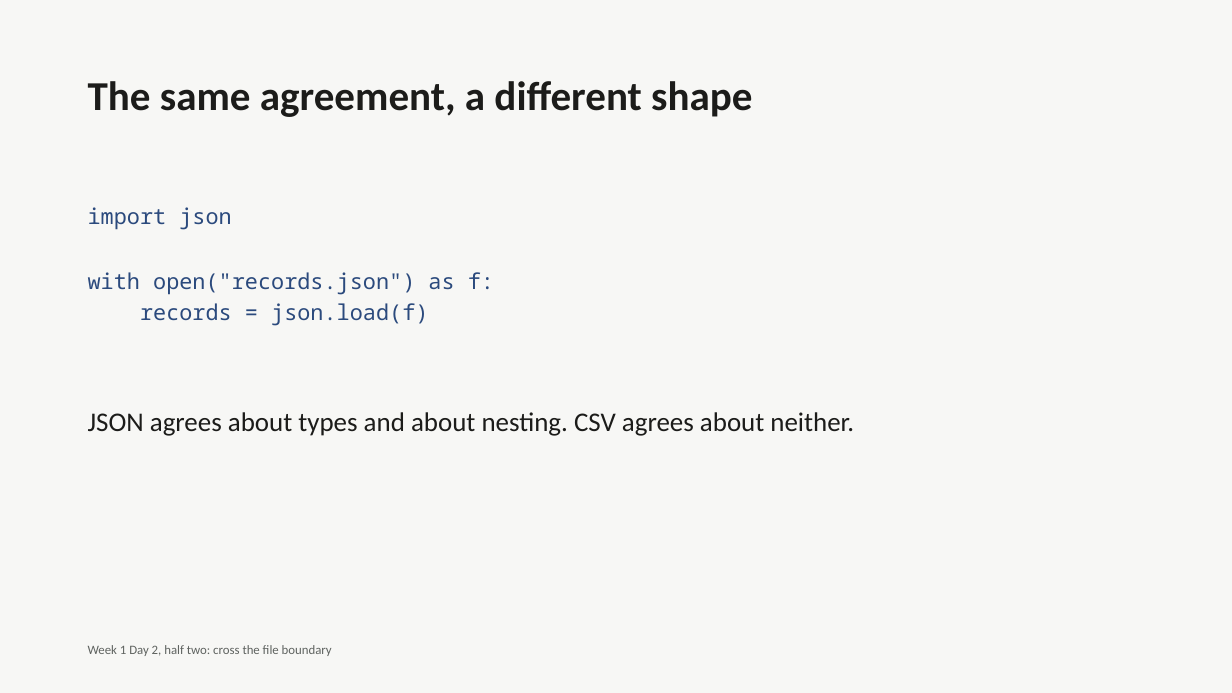
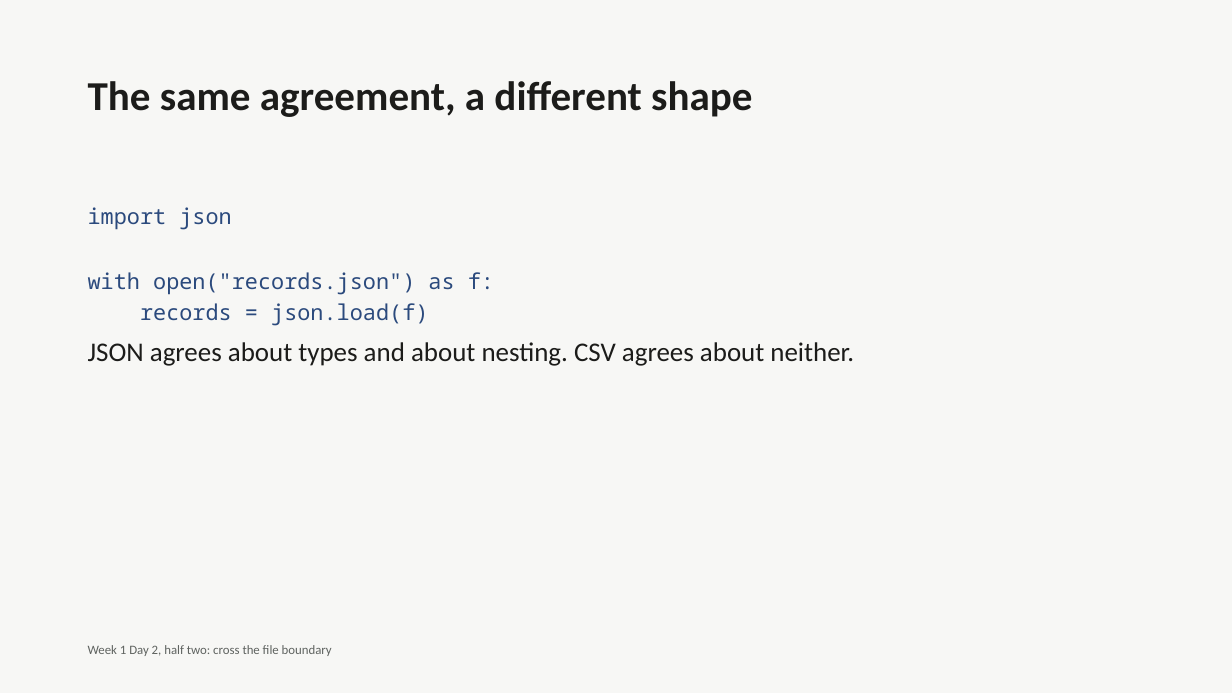
Before and after one commit to fde-academy-lab/c2-content-factory, a slide deck: slide 34 of content/W01/D2/C2_W01_D02_deck_half2_STUDENT.pptx (slide 23 before the commit). Drawn at 1232x693 pixels with LibreOffice and Linux fonts; fonts in the diff are those of the drawing. Boxes give left, top, right and bottom in pixels: in the first picture for what was removed or moved away, otherwise in the second. Text is boxed around its words. In the diff, an @@ line names an element or a change of style, - is before the commit and + after.

```diff
--- a/content/W01/D2/C2_W01_D02_deck_half2_STUDENT.pptx
+++ b/content/W01/D2/C2_W01_D02_deck_half2_STUDENT.pptx
@@ text "JSON agrees about types and ...": place and size @@
-text "JSON agrees about types and ..." at [88, 412, 854, 436]
+text "JSON agrees about types and ..." at [88, 342, 854, 366]
```
Also in this commit, not shown: 35 other slides changed, 30 slides added, 5 other files.
